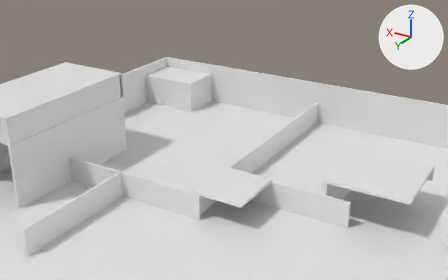
Renders of the glTF model public/images/models/Levels/level3/Scene.glb from each side of a commit.
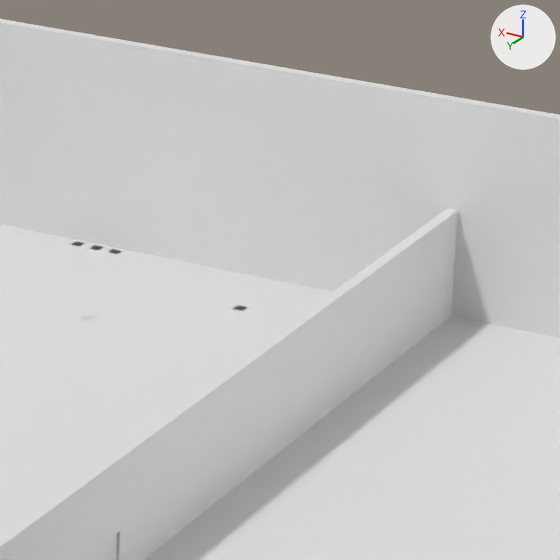
Each version appears first whole from a camera (50 mm lens) standing at (-199.6, 341.3, 226.8) and looking at (94.8, -149.3, -18.5), and next in a close-up on the part from 53% to 75% of the width and 23% to 59% of the height. The lights are fixed; the arrows at upper right show +X, +Y and +Z. Where no turn or scale is listed for an object, it has been applied to the vertices.

Objects in the first close-up: 'ground', 'start18.002', 'wall', 'wall20.004', 'wall7'.
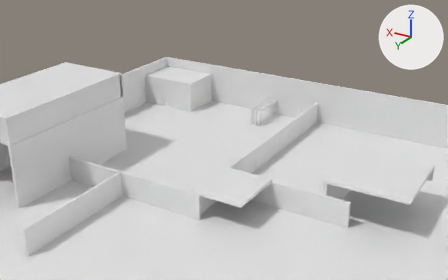
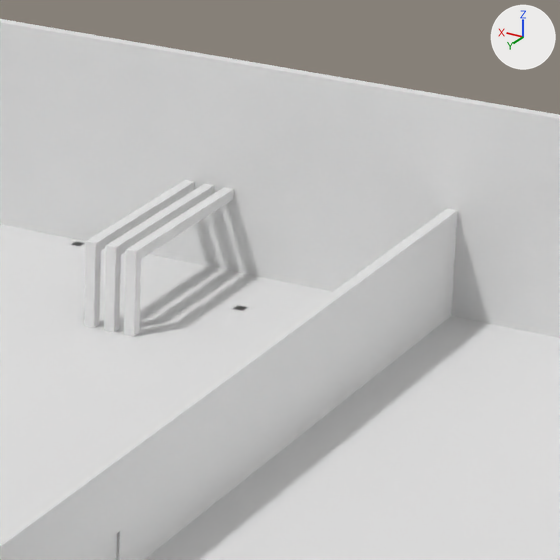
The change in detail:
Mesh me_куб_004 is new.
It is a box spanning x -1.0..1.0, y -20.0..20.0, z -1.0..1.0.
Mesh me_куб_005 is new.
It is a box spanning x -1.0..1.0, y -1.0..1.0, z -7.0..7.0.
Object 'rod.004' (ob_rod_004) is new; it shows me_куб_004.
Its location is (61.9, -179.9, 15.0).
Object 'rod.005' (ob_rod_005) is new; it shows me_куб_005.
Its location is (61.9, -160.9, 7.0).
Object 'rod.002' (ob_rod_002) is new; it shows a copy of me_куб_005.
Its location is (65.9, -160.9, 7.0).
Object 'rod.003' (ob_rod_003) is new; it shows a copy of me_куб_004.
Its location is (65.9, -179.9, 15.0).
Object 'rod.001' (ob_rod_001) is new; it shows a copy of me_куб_004.
Its location is (69.9, -179.9, 15.0).
Object 'rod.006' (ob_rod_006) is new; it shows a copy of me_куб_005.
Its location is (69.9, -160.9, 7.0).

What differs and where, as boxes [x1, y1, x2, y2] in the close-ups (560 x 560 px):
'rod.004', added: after [126, 187, 234, 262]
'rod.003', added: after [105, 184, 214, 258]
'rod.001', added: after [85, 180, 195, 254]
'rod.005', added: after [124, 259, 141, 337]
'rod.002', added: after [104, 255, 121, 333]
'rod.006', added: after [84, 251, 101, 328]
